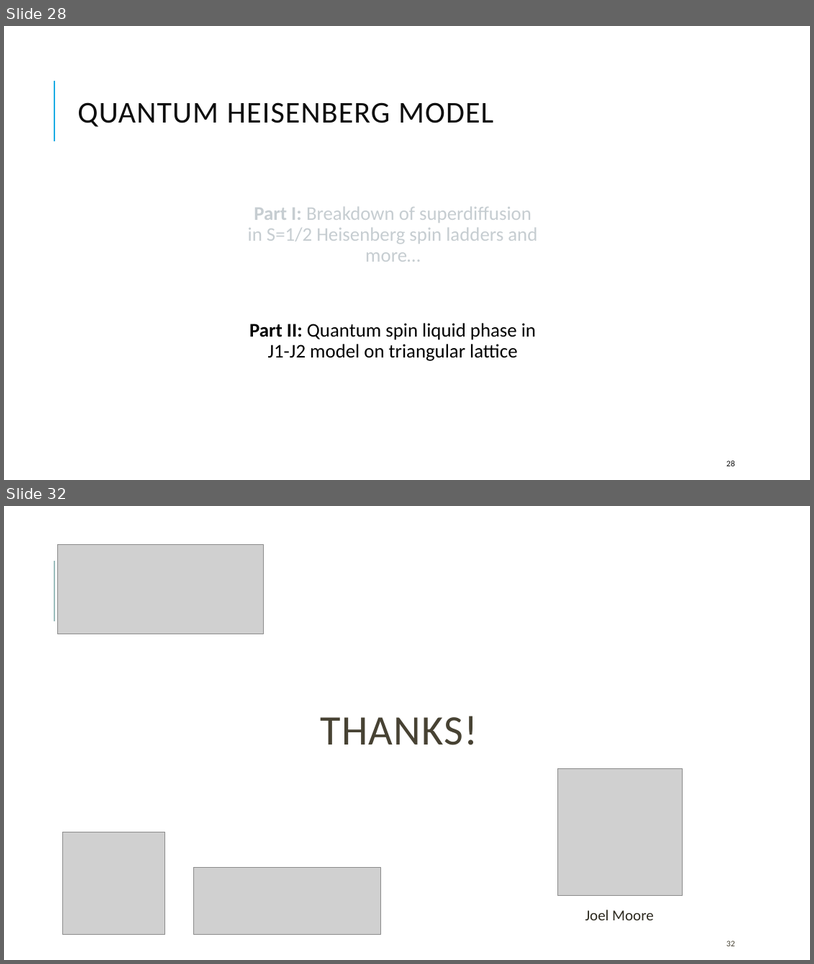
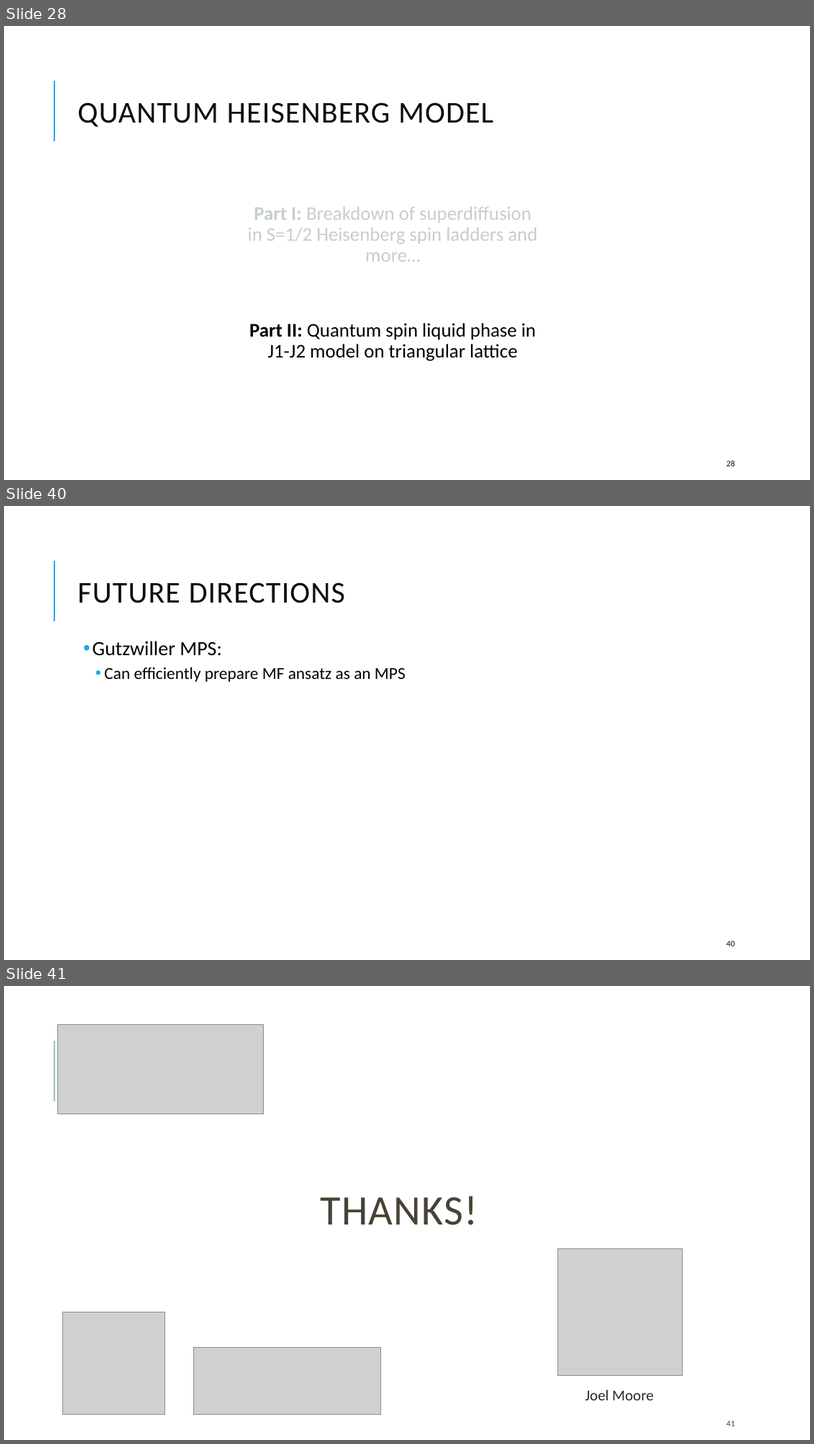
Before and after one commit to kwang0/KPZ-Project, a slide deck: Qualifying Exam Presentation.pptx. Shown one above the other, each under a label of ours: slides 28 and 32 before the commit, slides 28, 40 and 41 after it; the slides between them are not shown. The pictures are 814x964 and 814x1444 pixels, drawn with LibreOffice and Linux fonts; fonts in the diff are those of the drawing; grey boxes stand for pictures. Boxes give left, top, right and bottom in pixels: in the first picture for what was removed or moved away, otherwise in the second. Text is boxed around its words. In the diff, an @@ line names an element or a change of style, - is before the commit and + after.

```diff
--- a/Qualifying Exam Presentation.pptx
+++ b/Qualifying Exam Presentation.pptx
@@ slide 40 added at [4, 506, 810, 960], background #FFFFFF; not listed: 1 template element that a slide beside it also shows @@
@@ title added at [77, 582, 345, 603], 36 pt, text #0D0D0D @@
+FUTURE DIRECTIONS
@@ text added at [93, 641, 406, 682], 20 pt, text #000000 @@
+  • Gutzwiller MPS:
+    • Can efficiently prepare MF ansatz as an MPS
@@ page number added at [727, 940, 736, 946], 10 pt, text #0D0D0D @@
+40
@@ what was slide 32 is now slide 41 @@
@@ page number at [727, 1420, 736, 1426]: text changed @@
-32
+41
```
Also in this commit, not shown: 10 slides changed, 8 other slides added.
